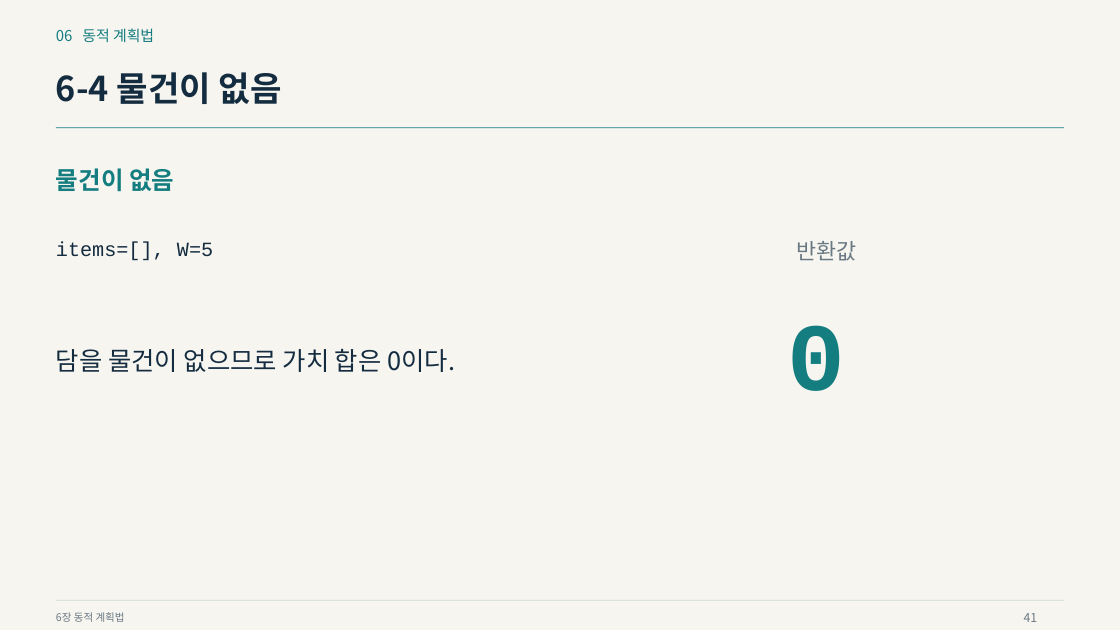
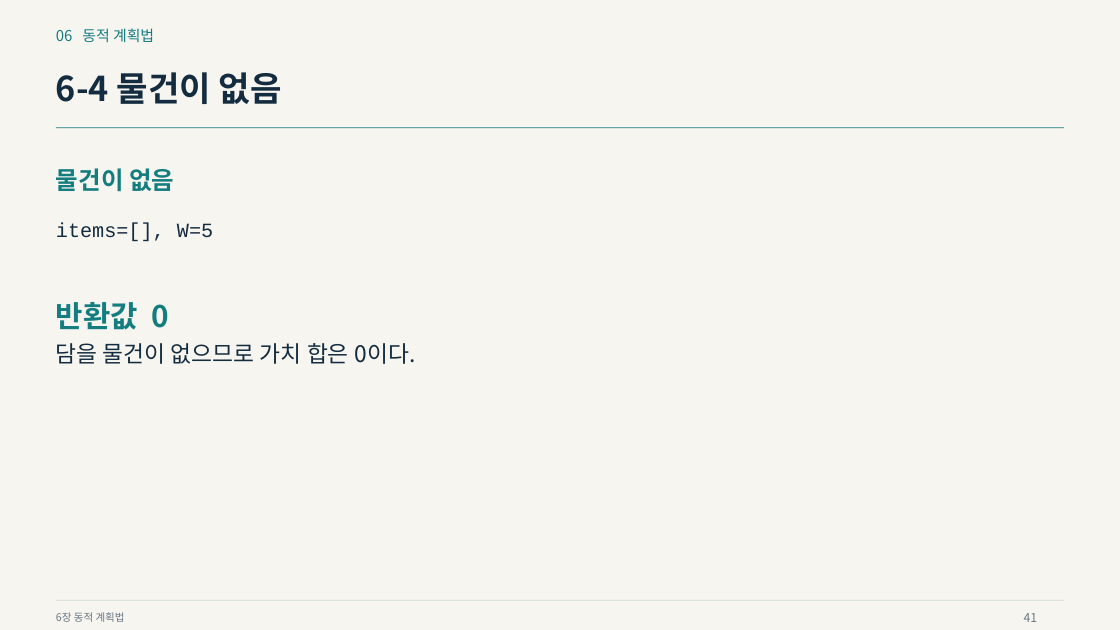
Before and after one commit to Sangdon-Park/Sangdon-Park.github.io, a slide deck: slide 41 of data/알고리즘/6장_동적_계획법.pptx. Drawn at 1120x630 pixels with LibreOffice and Linux fonts; fonts in the diff are those of the drawing. Boxes give left, top, right and bottom in pixels: in the first picture for what was removed or moved away, otherwise in the second. Text is boxed around its words. In the diff, an @@ line names an element or a change of style, - is before the commit and + after.

```diff
--- a/data/알고리즘/6장_동적_계획법.pptx
+++ b/data/알고리즘/6장_동적_계획법.pptx
@@ text "items=[], W=5": place and size @@
-text "items=[], W=5" at <box>56,242,213,261</box>
+text "items=[], W=5" at <box>56,223,213,242</box>
@@ text at <box>56,302,170,330</box>: text changed; size 18.8 to 25.5 pt; text colour #697983 to #147D80; bold on @@
-반환값
+반환값 0
@@ text removed at <box>787,325,845,391</box> @@
-0
@@ text "담을 물건이 없으므로 가치 합은 ..." at <box>56,343,415,364</box>: size 21.8 to 19.5 pt @@
```
Also in this commit, not shown: 24 other slides changed, 3 other files.
